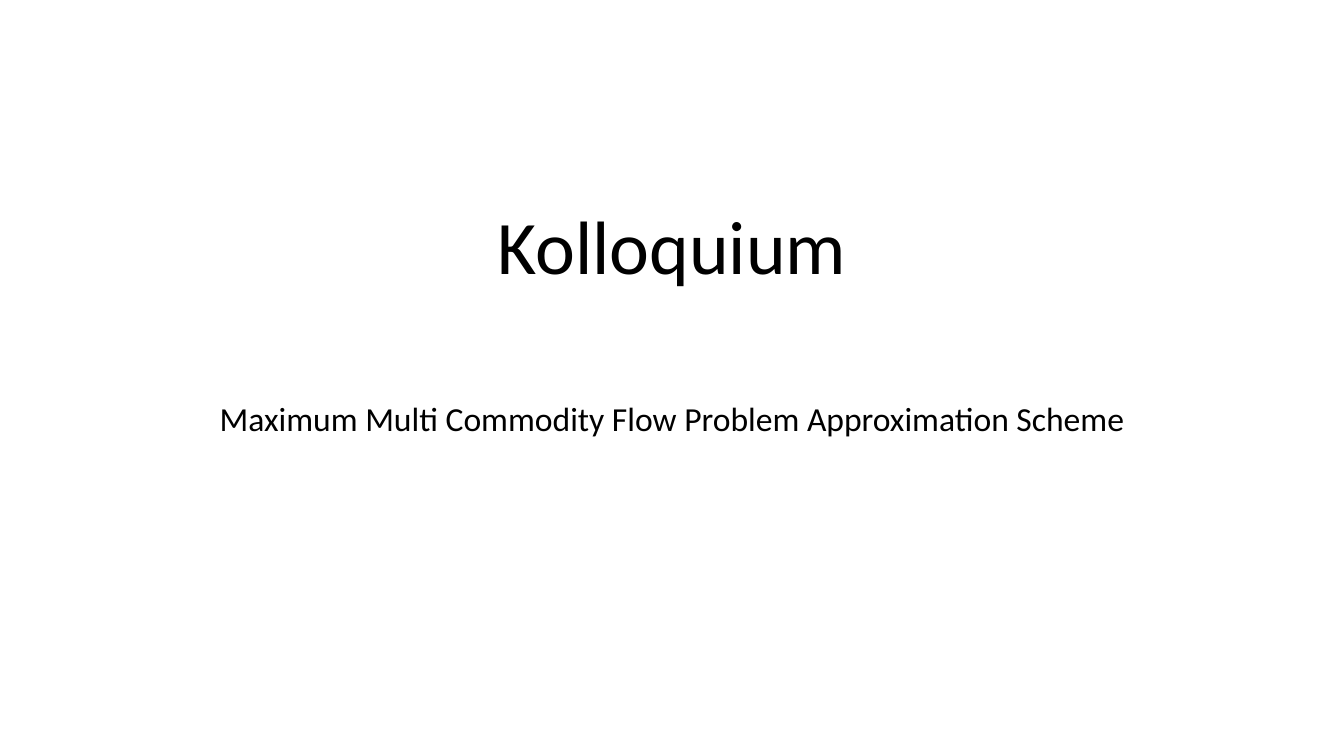
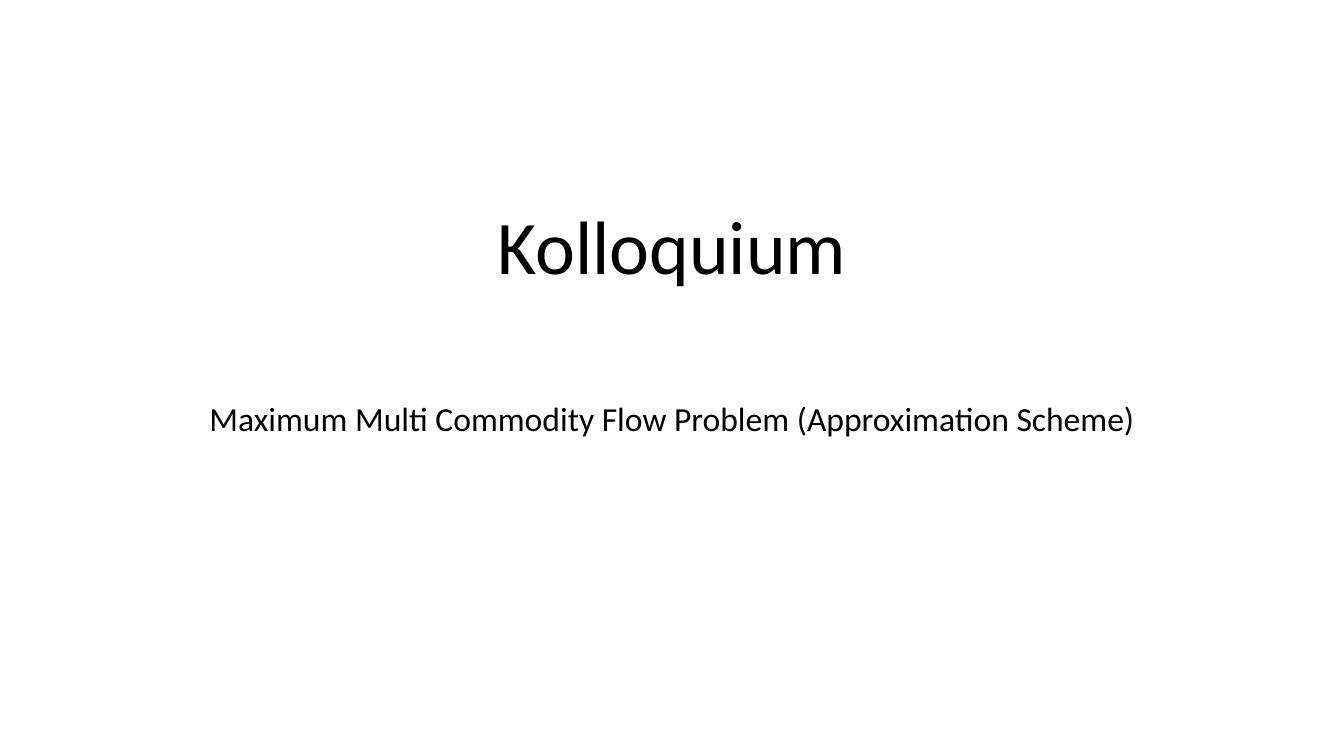
Before and after one commit to Speedphil544/Vortrag, a slide deck: slide 1 of MMCFP.pptx. Drawn at 1344x756 pixels with LibreOffice and Linux fonts; fonts in the diff are those of the drawing. Boxes give left, top, right and bottom in pixels: in the first picture for what was removed or moved away, otherwise in the second. Text is boxed around its words. In the diff, an @@ line names an element or a change of style, - is before the commit and + after.

```diff
--- a/MMCFP.pptx
+++ b/MMCFP.pptx
@@ subtitle at (x1=209, y1=406, x2=1135, y2=437): text changed @@
-Maximum Multi Commodity Flow Problem Approximation Scheme
+Maximum Multi Commodity Flow Problem (Approximation Scheme)
```
Also in this commit, not shown: 7 other slides changed, 2 slides added, 1 slide removed.
